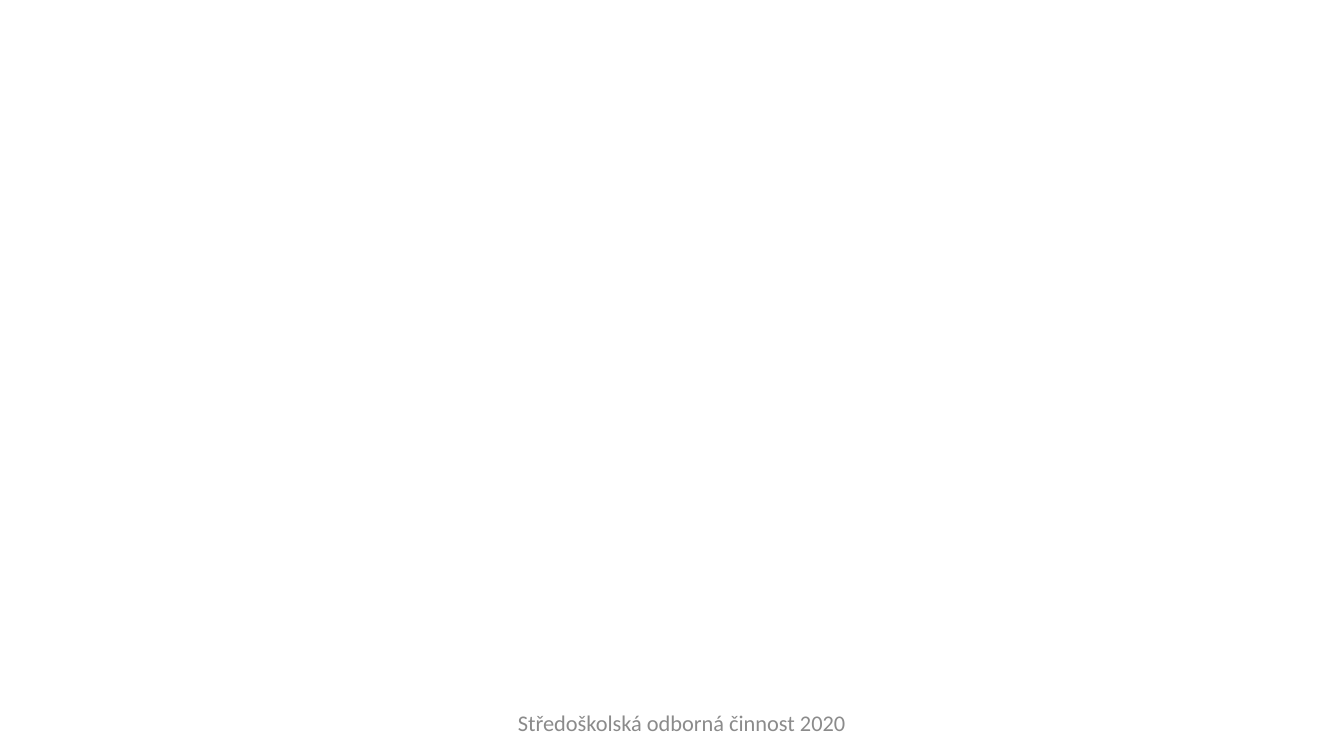
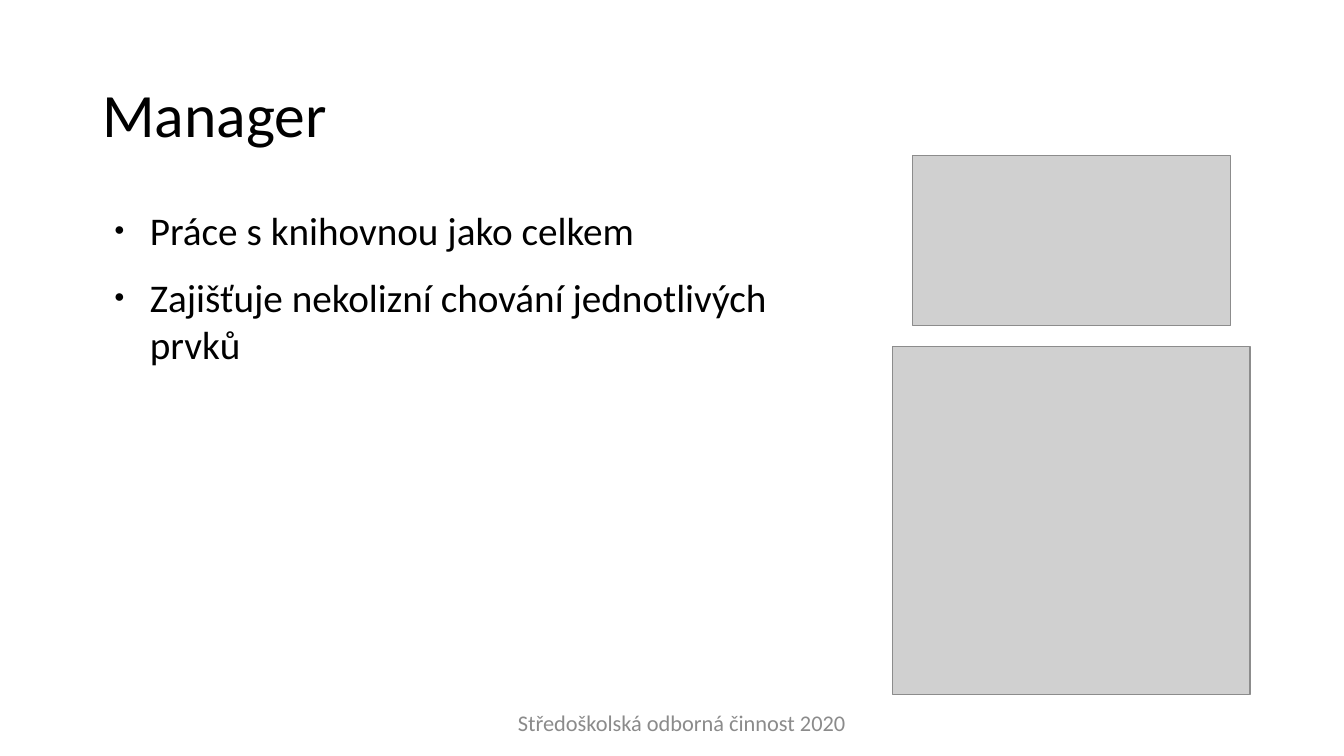
Before and after one commit to haberturdeur/BlackBox_thesis, a slide deck: slide 5 of presentation.pptx. Drawn at 1344x756 pixels with LibreOffice and Linux fonts; fonts in the diff are those of the drawing; grey boxes stand for pictures; background and template pictures are left out. Boxes give left, top, right and bottom in pixels: in the first picture for what was removed or moved away, otherwise in the second. Text is boxed around its words. In the diff, an @@ line names an element or a change of style, - is before the commit and + after.

Commit message:
Add manager to presentation

```diff
--- a/presentation.pptx
+++ b/presentation.pptx
@@ text added at (102, 97, 327, 148), 44 pt, text #000000 @@
+Manager
@@ picture added at (913, 155, 1231, 326) @@
@@ text added at (150, 217, 767, 366), 28 pt, text #000000 @@
+● Práce s knihovnou jako celkem
+● Zajišťuje nekolizní chování jednotlivých prvků
@@ picture added at (893, 347, 1250, 695) @@
```
Also in this commit, not shown: 1 other file.
